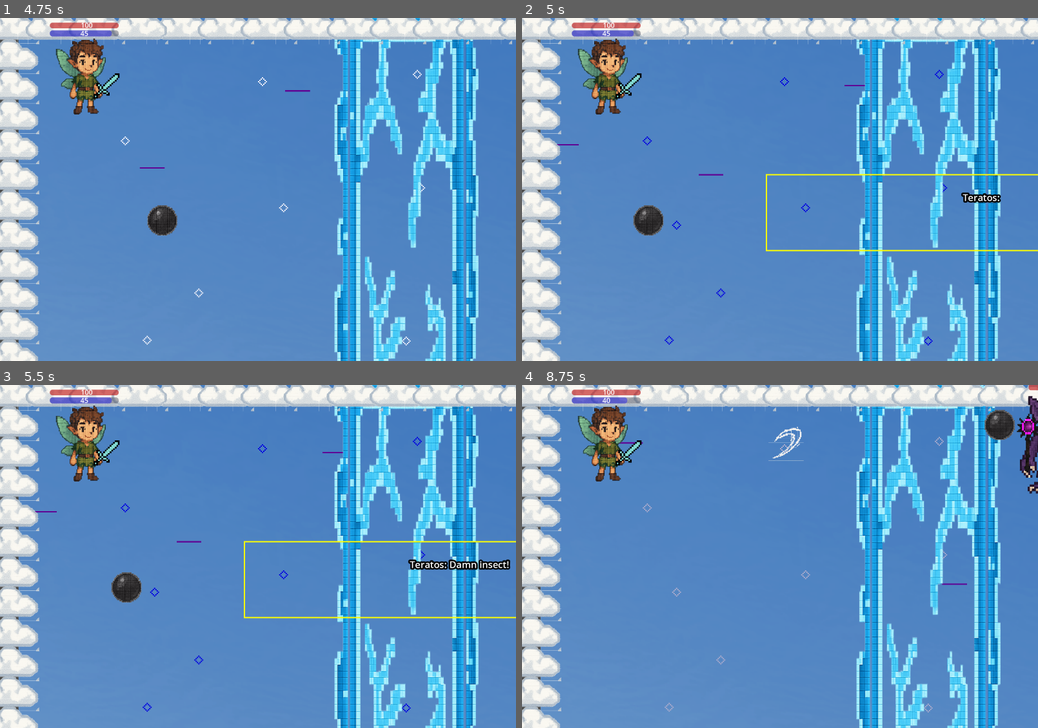
Above: before the commit, frames 1-4 (two rows, left to right).
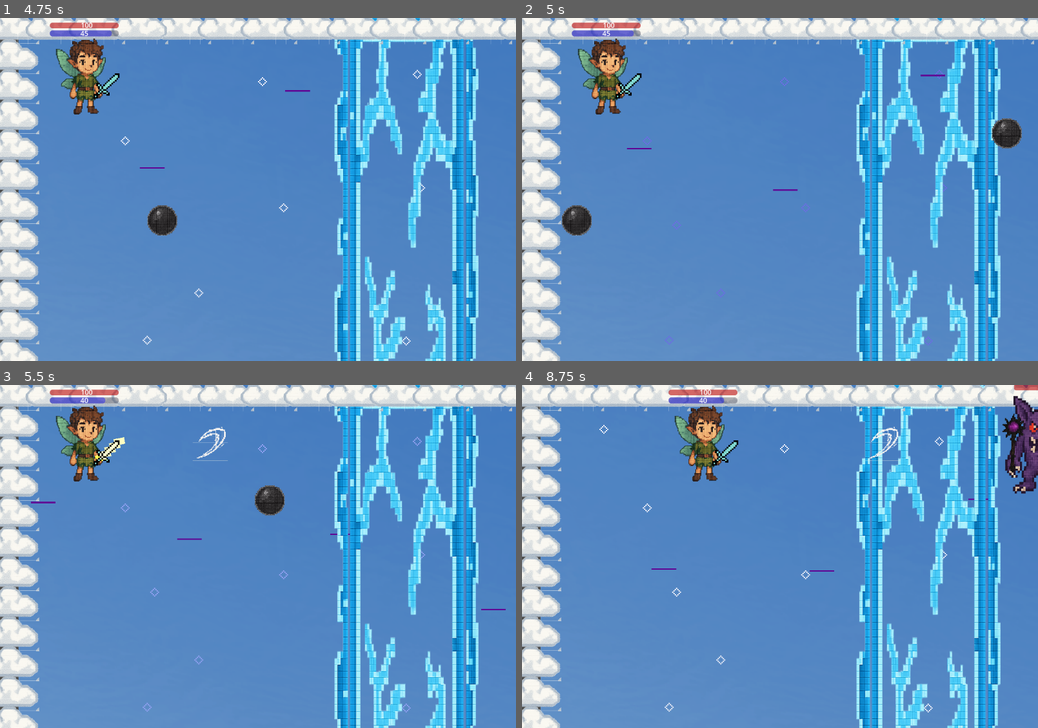
Above: after the commit, the same moments.

Repository: Abdullah-Ha00/the_fairy_orion
Game: Godot game, scene res://scenes/menu/main_menu.tscn
Two runs of this game, one before a commit and one after it. Both use one fixed random seed, a clock stepped at 60 frames per second and the inputs below.
Inputs:
- Up to frame 1 (4.75 s): tap Enter (accept) at 0.5, 2.75 s; hold Right (right) 0.53-1.28 s; hold Enter (accept) 0.53-1.28 s; hold Up (up) from 1.28 s (still down); tap E (advance_dialogue) at 1.35, 4.35 s; hold Space (attach action) 2.03-2.78 s; tap M (toggle_music) at 2.85 s; hold Enter (accept) 3.53-4.28 s
- Up to frame 2 (5 s): keep holding Up (up)
- Up to frame 3 (5.5 s): keep holding Up (up); hold Space (attach action) from 5.03 s (still down)
- Up to frame 4 (8.75 s): release Up (up) at 5.78 s; release Space (attach action) at 5.78 s; hold Right (right) 5.78-6.53 s; tap M (toggle_music) at 5.85 s; hold Enter (accept) 6.53-7.28 s; hold Up (up) from 6.53 s (still down); tap E (advance_dialogue) at 7.35 s; hold Space (attach action) from 8.03 s (still down)

Frame 1 is identical in both runs. In frame 2, 2.4% of the frame differs, in the area x 6-100%, y 15-96%; in frame 3, 2.6%; in frame 4, 6.0%, in the area x 9-100%, y 0-96%.

Commit message:
test sfx

Diff:
--- a/scenes/player/fairy_boy.gd
+++ b/scenes/player/fairy_boy.gd
@@ -8,6 +8,7 @@
 var health:int = _health:
 	set(value):
 		health = clamp(value, 0, _health)
+		$Audio/HitSfx.play()
 var _magic:int = 50
 var magic:int = _magic:
 	set(value):
@@ -46,6 +47,7 @@
 func _on_magic_regen_timer_timeout() -> void:
 	if magic<_magic:
 		magic+=magic_regen
+		$Audio/MagicRegen.play()
 		change_color_on_regen(self)
 		update_magic_text()
 
--- a/scenes/player/fairy_boy.tscn
+++ b/scenes/player/fairy_boy.tscn
@@ -1,10 +1,12 @@
-[gd_scene load_steps=11 format=3 uid="uid://dxt6dvahu0ip6"]
+[gd_scene load_steps=13 format=3 uid="uid://dxt6dvahu0ip6"]
 
 [ext_resource type="Script" uid="uid://bh706o0odwr57" path="res://scenes/player/fairy_boy.gd" id="1_050w0"]
 [ext_resource type="Texture2D" uid="uid://be1bojr6u0u2e" path="res://images/fairy_boy.png" id="1_bwhf3"]
 [ext_resource type="Texture2D" uid="uid://bij86fxrrxrbm" path="res://images/sword.png" id="2_kb4bu"]
 [ext_resource type="Texture2D" uid="uid://djp6ynsc3t00t" path="res://images/sword_light.png" id="6_7yxve"]
 [ext_resource type="Script" uid="uid://cr0kegbv4gxph" path="res://scenes/player/rich_text_label.gd" id="6_40v30"]
+[ext_resource type="AudioStream" uid="uid://sba4ki0f1j4p" path="res://audio/sfx/sound-effect-twinklesparkle-115095.mp3" id="6_buy15"]
+[ext_resource type="AudioStream" uid="uid://cxxgp5pghf6pd" path="res://audio/sfx/sparkling_star_02-99659.mp3" id="7_daq66"]
 
 [sub_resource type="RectangleShape2D" id="RectangleShape2D_050w0"]
 size = Vector2(143.5, 164.875)
@@ -167,6 +169,18 @@
 horizontal_alignment = 1
 vertical_alignment = 1
 
+[node name="Audio" type="Node" parent="."]
+
+[node name="MagicRegen" type="AudioStreamPlayer" parent="Audio"]
+stream = ExtResource("6_buy15")
+bus = &"SFX"
+
+[node name="HitSfx" type="AudioStreamPlayer" parent="Audio"]
+stream = ExtResource("7_daq66")
+volume_db = -10.0
+pitch_scale = 2.0
+bus = &"SFX"
+
 [connection signal="timeout" from="Timers/Shock" to="." method="_on_shock_timer_timeout"]
 [connection signal="timeout" from="Timers/BeamTimer" to="." method="_on_cast_sword_beam_timer_timeout"]
 [connection signal="timeout" from="Timers/MagicRegen" to="." method="_on_magic_regen_timer_timeout"]
--- a/scenes/special_attacks/black_orb.gd
+++ b/scenes/special_attacks/black_orb.gd
@@ -4,6 +4,8 @@
 var orb_damage:int= 15
 var is_projectile:bool = true
 
+func _ready() -> void:
+	$sfx.play()
 func _process(delta: float) -> void:
 	position += speed*direction*delta
 
--- a/scenes/special_attacks/black_orb.tscn
+++ b/scenes/special_attacks/black_orb.tscn
@@ -1,7 +1,8 @@
-[gd_scene load_steps=4 format=3 uid="uid://cimdp7kay83pg"]
+[gd_scene load_steps=5 format=3 uid="uid://cimdp7kay83pg"]
 
 [ext_resource type="Texture2D" uid="uid://dh4273ho65gtt" path="res://images/black_orb.png" id="1_iyhic"]
 [ext_resource type="Script" uid="uid://b1c6ftr3ht2s8" path="res://scenes/special_attacks/black_orb.gd" id="1_m4ibi"]
+[ext_resource type="AudioStream" uid="uid://htkr26180ati" path="res://audio/sfx/magical-whoosh-148459.mp3" id="3_hdpxp"]
 
 [sub_resource type="CircleShape2D" id="CircleShape2D_m4ibi"]
 radius = 70.1783
@@ -25,5 +26,9 @@
 position = Vector2(9, -11)
 scale = Vector2(5.5, 3.9)
 
+[node name="sfx" type="AudioStreamPlayer" parent="."]
+stream = ExtResource("3_hdpxp")
+bus = &"SFX"
+
 [connection signal="body_entered" from="." to="." method="_on_body_entered"]
 [connection signal="screen_exited" from="VisibleOnScreenNotifier2D" to="." method="_on_visible_on_screen_notifier_2d_screen_exited"]
--- a/scenes/special_attacks/sword_beam.gd
+++ b/scenes/special_attacks/sword_beam.gd
@@ -2,9 +2,10 @@
 var speed:int = 500
 var direction:Vector2 = Vector2.RIGHT
 var is_projectile:bool = true
-var laser_damage:int = 150
+var laser_damage:int = 15
 func _ready() -> void:
 	$RemoveLaserTimer.start()
+	$sfx.play()
 
 func _process(delta: float) -> void:
 	position += speed*direction*delta
--- a/scenes/special_attacks/sword_beam.tscn
+++ b/scenes/special_attacks/sword_beam.tscn
@@ -1,7 +1,8 @@
-[gd_scene load_steps=4 format=3 uid="uid://d276dlns0t06y"]
+[gd_scene load_steps=5 format=3 uid="uid://d276dlns0t06y"]
 
 [ext_resource type="Script" uid="uid://bf35r0bxg26i0" path="res://scenes/special_attacks/sword_beam.gd" id="1_4wmux"]
 [ext_resource type="Texture2D" uid="uid://bbsp3uxw1js7b" path="res://images/sword_beam.png" id="1_bk8qp"]
+[ext_resource type="AudioStream" uid="uid://dh8gvlfd62oqf" path="res://audio/sfx/sword-schwing-40520.mp3" id="3_5w6kd"]
 
 [sub_resource type="RectangleShape2D" id="RectangleShape2D_4wmux"]
 size = Vector2(155.25, 222.5)
@@ -25,6 +26,11 @@
 wait_time = 2.5
 one_shot = true
 
+[node name="sfx" type="AudioStreamPlayer" parent="."]
+stream = ExtResource("3_5w6kd")
+volume_db = -10.0
+bus = &"SFX"
+
 [connection signal="area_entered" from="." to="." method="_on_area_entered"]
 [connection signal="body_entered" from="." to="." method="_on_body_entered"]
 [connection signal="timeout" from="RemoveLaserTimer" to="." method="_on_remove_laser_timer_timeout"]
--- a/scenes/world/world.gd
+++ b/scenes/world/world.gd
@@ -83,10 +83,11 @@
 	$Fairy.can_cast_sword_beam =false
 	$Fairy.health -=$Fence.shock_damage
 	GlobalFunctions.change_color_on_hit(GlobalStats.fairy_node)
+	$Audio/Sfx/Shock.play()
 	$Fairy/Timers/Shock.start()
 
 func increase_stats():
-	$Monster.speed = 650
+	$Monster.speed *= 2
 	$Fence/MoveLeft.start()
 
 func show_monster_dialogue():
@@ -110,13 +111,13 @@
 	match GlobalStats.current_game_phase:
 		"second_phase":
 			begin_second_phase()
-			$Audio/MainMusic.pitch_scale = 1.5
+			$Audio/Music/Main.pitch_scale = 1.5
 		"win":
-			$Audio/MainMusic.stop()
-			$Audio/WinMusic.play()
+			$Audio/Music/Main.stop()
+			$Audio/Music/Win.play()
 		"lose":
-			$Audio/MainMusic.stop()
-			$Audio/LoseMusic.play()
+			$Audio/Music/Main.stop()
+			$Audio/Music/Lose.play()
 
 
 func check_body_state():
--- a/scenes/world/world.tscn
+++ b/scenes/world/world.tscn
@@ -15,6 +15,7 @@
 [ext_resource type="AudioStream" uid="uid://ccckcfblptrlp" path="res://audio/music/17 - Decisive Battle 2 - The Calamity.mp3" id="13_srmg5"]
 [ext_resource type="AudioStream" uid="uid://ctc74qboelaww" path="res://audio/music/victory-gold-star-award-267259.mp3" id="14_umvgx"]
 [ext_resource type="AudioStream" uid="uid://dg87hag4f62pa" path="res://audio/music/failure-4-with-gong-69906.mp3" id="15_mxkvs"]
+[ext_resource type="AudioStream" uid="uid://biv5lh7da1k13" path="res://audio/sfx/electric-discharge-386160.mp3" id="16_m114p"]
 
 [sub_resource type="Gradient" id="Gradient_5qq27"]
 offsets = PackedFloat32Array(0.109091, 0.227273, 0.236364, 0.318182, 0.345455, 0.763636, 1)
@@ -259,17 +260,27 @@
 [node name="Audio" type="Node" parent="."]
 script = ExtResource("12_umvgx")
 
-[node name="MainMusic" type="AudioStreamPlayer" parent="Audio"]
+[node name="Music" type="Node" parent="Audio"]
+
+[node name="Main" type="AudioStreamPlayer" parent="Audio/Music"]
 stream = ExtResource("13_srmg5")
 volume_db = -10.0
 autoplay = true
 bus = &"Music"
 
-[node name="WinMusic" type="AudioStreamPlayer" parent="Audio"]
+[node name="Win" type="AudioStreamPlayer" parent="Audio/Music"]
 stream = ExtResource("14_umvgx")
-
-[node name="LoseMusic" type="AudioStreamPlayer" parent="Audio"]
+bus = &"Music"
+
+[node name="Lose" type="AudioStreamPlayer" parent="Audio/Music"]
 stream = ExtResource("15_mxkvs")
+bus = &"Music"
+
+[node name="Sfx" type="Node" parent="Audio"]
+
+[node name="Shock" type="AudioStreamPlayer" parent="Audio/Sfx"]
+stream = ExtResource("16_m114p")
+pitch_scale = 1.5
 
 [connection signal="move_left" from="Fence" to="." method="_on_fence_move_left"]
 [connection signal="player_shocked" from="Fence" to="." method="_on_fence_player_shocked"]
Not shown, added: audio/sfx/electric-discharge-386160.mp3.import
Not shown, added: audio/sfx/magical-whoosh-148459.mp3.import
Not shown, added: audio/sfx/sound-effect-twinklesparkle-115095.mp3.import
Not shown, added: audio/sfx/sparkling_star_02-99659.mp3.import
Not shown, added: audio/sfx/sword-schwing-40520.mp3.import
Not shown: 1 places in scenes/world/world.tscn that only renumber resources
Not shown, added: audio/sfx/electric-discharge-386160.mp3
Not shown, added: audio/sfx/magical-whoosh-148459.mp3
Not shown, added: audio/sfx/sound-effect-twinklesparkle-115095.mp3
Not shown, added: audio/sfx/sparkling_star_02-99659.mp3
Not shown, added: audio/sfx/sword-schwing-40520.mp3
